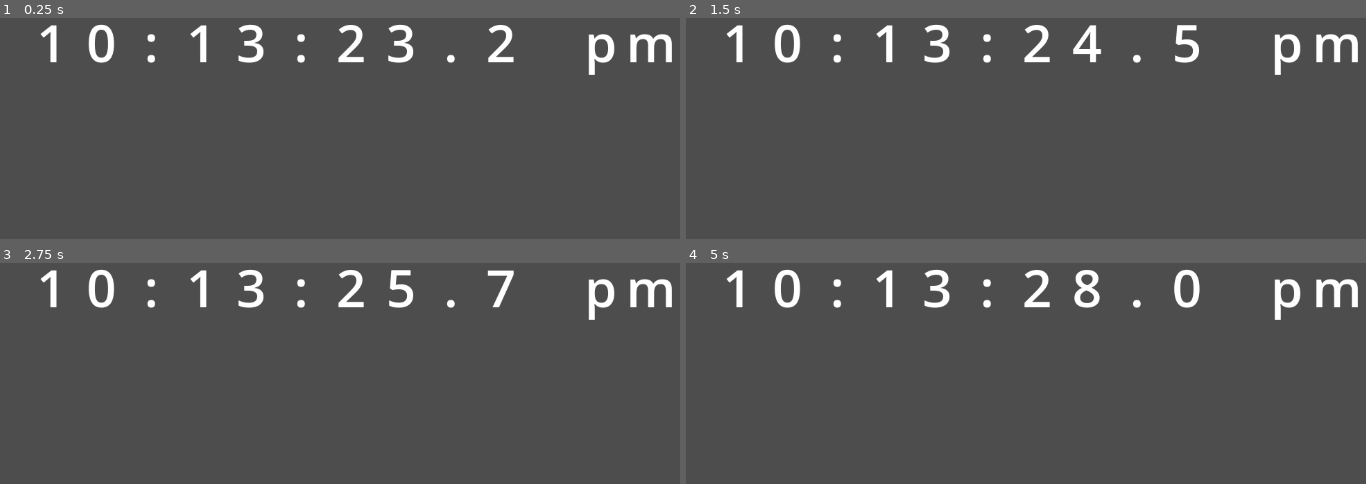
Above: before the commit, frames 1-4 (two rows, left to right).
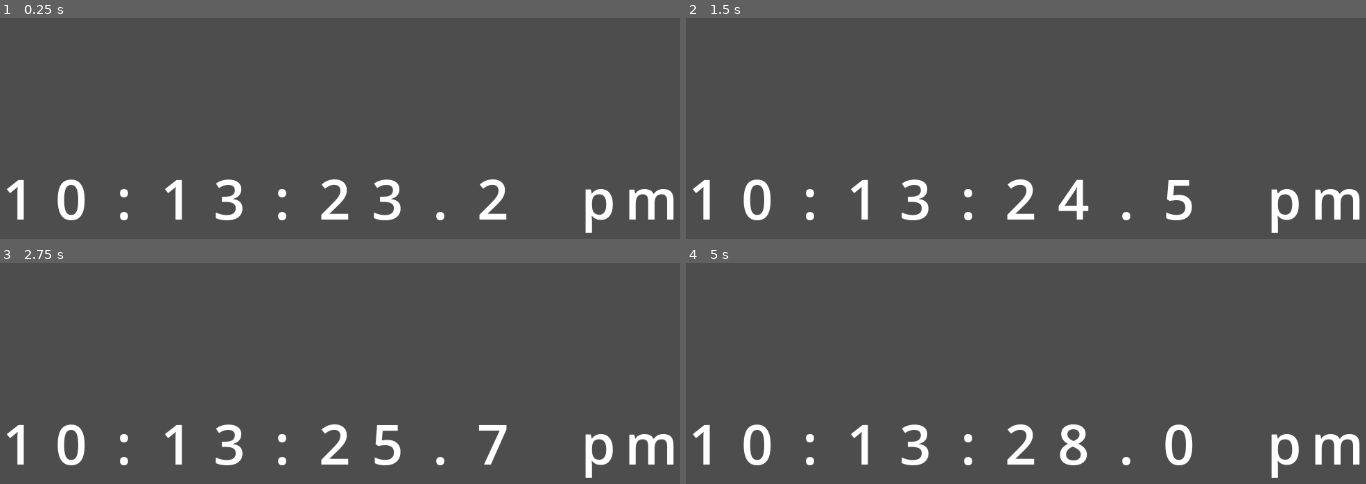
Above: after the commit, the same moments.

Repository: tunococ/godot_dash
Game: Godot game, scene res://scenes/pane.tscn
The game is run twice, just before and just after one commit, with the same random seed, the same clock (stepped at 60 frames per second) and the same inputs.
Inputs:
- Up to frame 1 (0.25 s): no input
- Up to frame 2 (1.5 s): no input
- Up to frame 3 (2.75 s): no input
- Up to frame 4 (5 s): no input

The runs differ from the first frame. In frame 1, 6.6% of the frame differs, in the area x 1-100%, y 2-98%; in frame 2, 6.7%; in frame 3, 6.5%; in frame 4, 6.9%.

Commit message:
Make DigitalClock work correctly with Theme

Diff:
--- a/widgets/digital_clock.gd
+++ b/controls/digital_clock.gd
@@ -42,14 +42,12 @@
 
 var format_string: String = ''
 var num_args: int = 0
-var text_len: int = 0
 
-# Update format_string, num_args, and text_len based on exported properties.
+# Update format_string and num_args based on exported properties.
 func update_format():
 
 	# Start with "HH:MM".
 	num_args = 2
-	text_len = 5
 
 	if hour_format & 2:
 		# Pad with zero.
@@ -61,19 +59,16 @@
 	if show_seconds:
 		# Add ":SS".
 		num_args += 1
-		text_len += 3
 		format_string += ':%02d'
 
 		if decimals > 0:
 			# Add ".XXX" for fraction of a second.
 			num_args += 1
-			text_len += 1 + decimals
 			format_string += '.%0' + str(decimals) + 'd'
 
 	if hour_format & 1:
 		# Add " am" or " pm".
 		num_args += 1
-		text_len += 3
 		format_string += ' %s'
 
 
--- a/widgets/digital_clock.tscn
+++ b/controls/digital_clock.tscn
@@ -1,6 +1,6 @@
 [gd_scene load_steps=3 format=3 uid="uid://1assifm2teup"]
 
-[ext_resource type="Script" path="res://widgets/digital_clock.gd" id="1_xjfba"]
+[ext_resource type="Script" path="res://controls/digital_clock.gd" id="1_xjfba"]
 [ext_resource type="PackedScene" uid="uid://drydfd63quga2" path="res://controls/monospace_text.tscn" id="2_0mn8h"]
 
 [node name="DigitalClock" type="Control"]
--- a/controls/monospace_text.gd
+++ b/controls/monospace_text.gd
@@ -1,13 +1,17 @@
 @tool
 extends HBoxContainer
+## Node for drawing any horizontal text in monospace.
+## The text is specified in the property "label".
 
+## The text to display.
 @export var label: String = '':
 	set(value):
 		if label != value:
 			label = value
 			update_label()
 
-
+## The font of the text can be overridden if the theme's font is not desired.
+## Set this to [code]null[/code] to use the theme's font.
 @export var font_override: Font = null:
 	set(value):
 		if font_override != value:
@@ -15,7 +19,8 @@
 			update_font()
 			update_letter_size()
 
-
+## The font size of the text can be overridden if the theme's font size is not
+## desired. Set this to 0 to use the theme's font size.
 @export var font_size_override: int = 0:
 	set(value):
 		if font_size_override != value:
@@ -23,7 +28,8 @@
 			update_font_size()
 			update_letter_size()
 
-
+## The size of each letter can be overridden if the calculated size is not
+## desired. Set this to (0, 0) to use the calculated size.
 @export var letter_size_override: Vector2i = Vector2i.ZERO:
 	set(value):
 		if letter_size_override != value:
@@ -31,64 +37,72 @@
 			letter_size = letter_size_override
 			update_letter_size()
 
-
+# Cached font.
 var font: Font = null
 
+## Returns the cached font if it exists, or retrieves the default theme's font,
+## caches it, and returns it.
 func safe_font():
 	if font:
 		return font
 	font = get_theme_default_font()
 	return font
 
-
+# Cached font size.
 var font_size: int = 0
 
+## Returns the cached font size if it exists, or retrieves the default theme's
+## font_size, caches it, and returns it.
 func safe_font_size():
 	if font_size:
 		return font_size
 	font_size = get_theme_default_font_size()
 	return font_size
 
-
+## Cached letter size.
 var letter_size: Vector2i = Vector2i.ZERO
 
+## Returns the cached letter size if it exists, or computes it, caches it, and
+## returns it.
 func safe_letter_size():
 	if letter_size:
 		return letter_size
 	letter_size = Vector2i.ZERO
-	for ch in safe_CHARS():
-		var char_size = safe_font().get_char_size(ch, safe_font_size())
+	var cur_font = safe_font()
+	var cur_font_size = safe_font_size()
+	for ch in CHARS:
+		var char_size = cur_font.get_char_size(ch, cur_font_size)
 		letter_size.x = max(letter_size.x, char_size.x)
 		letter_size.y = max(letter_size.y, char_size.y)
 	return letter_size
 
-
-var CHARS: PackedInt32Array = PackedInt32Array([])
-
-func safe_CHARS():
-	if !CHARS.is_empty():
-		return CHARS
-	CHARS = '0123456789:.ampAMP'.to_utf32_buffer().to_int32_array()
-	return CHARS
+# A set of characters to use in computing the letter size.
+var CHARS: PackedInt32Array = \
+	'0123456789:.ampAMP'.to_utf32_buffer().to_int32_array()
 
 
 func update_font():
 	font = font_override
+	var cur_font = safe_font()
 	for ch in get_children():
-		ch.add_theme_font_override('font', safe_font())
+		ch.remove_theme_font_override('font')
+		ch.add_theme_font_override('font', cur_font)
 
 
 func update_font_size():
 	font_size = font_size_override
+	var cur_font_size = safe_font_size()
 	for ch in get_children():
-		ch.add_theme_font_size_override('font_size', safe_font_size())
+		ch.remove_theme_font_size_override('font_size')
+		ch.add_theme_font_size_override('font_size', cur_font_size)
 
 
 func update_letter_size():
 	letter_size = letter_size_override
+	var cur_letter_size = safe_letter_size()
 	for ch in get_children():
 		ch.custom_minimum_size = Vector2(
-			safe_letter_size().x, safe_letter_size().y)
+			cur_letter_size.x, cur_letter_size.y)
 
 
 func update_label():
@@ -96,9 +110,8 @@
 		remove_child(ch)
 		ch.queue_free()
 
-	var style_box = StyleBox.new()
-	style_box.set_content_margin_all(0)
-
+	var cur_font = safe_font()
+	var cur_font_size = safe_font_size()
 	for i in len(label):
 		var ch = Label.new()
 		ch.text = label[i]
@@ -107,9 +120,20 @@
 		ch.vertical_alignment = VERTICAL_ALIGNMENT_CENTER
 		ch.size_flags_horizontal = 0
 		ch.size_flags_vertical = 0
-		ch.add_theme_font_override('font', safe_font())
-		ch.add_theme_font_size_override('font_size', safe_font_size())
-#		ch.add_theme_stylebox_override('normal', style_box)
+		ch.add_theme_font_override('font', cur_font)
+		ch.add_theme_font_size_override('font_size', cur_font_size)
 		ch.custom_minimum_size = Vector2(
 			safe_letter_size().x, safe_letter_size().y)
 		add_child(ch)
+
+
+func update_theme_properties():
+	update_font()
+	update_font_size()
+	update_letter_size()
+
+
+func _notification(what):
+	match what:
+		NOTIFICATION_THEME_CHANGED:
+			update_theme_properties()
--- a/project.godot
+++ b/project.godot
@@ -12,7 +12,7 @@
 
 config/name="Godot Dash"
 run/main_scene="res://scenes/pane.tscn"
-config/features=PackedStringArray("4.1", "GL Compatibility")
+config/features=PackedStringArray("4.2", "GL Compatibility")
 config/icon="res://icon.svg"
 
 [autoload]
--- a/scenes/pane.tscn
+++ b/scenes/pane.tscn
@@ -1,6 +1,6 @@
 [gd_scene load_steps=2 format=3 uid="uid://bqbyoimlgl2cj"]
 
-[ext_resource type="PackedScene" uid="uid://1assifm2teup" path="res://widgets/digital_clock.tscn" id="1_lmv75"]
+[ext_resource type="PackedScene" uid="uid://1assifm2teup" path="res://controls/digital_clock.tscn" id="1_lmv75"]
 
 [node name="Pane" type="CanvasLayer"]
 
@@ -10,6 +10,9 @@
 anchor_top = 0.5
 anchor_right = 0.5
 anchor_bottom = 0.5
-font_size_override = 75
-hour_format = 3
+offset_left = -24.0
+offset_top = 226.0
+offset_right = -24.0
+offset_bottom = 226.0
+font_size_override = 80
 decimals = 1
